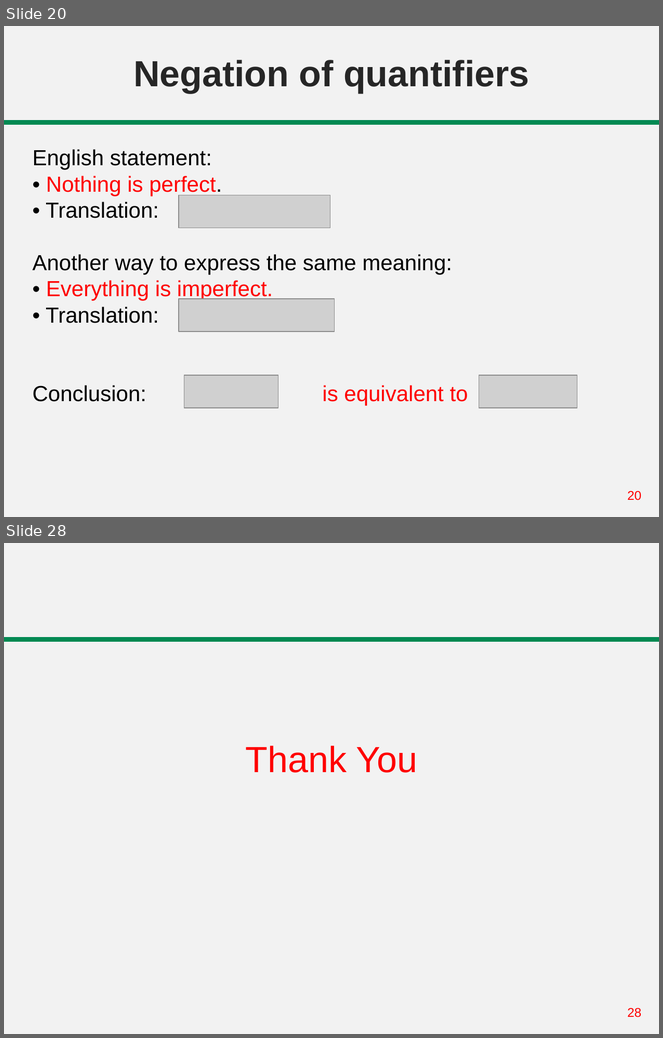
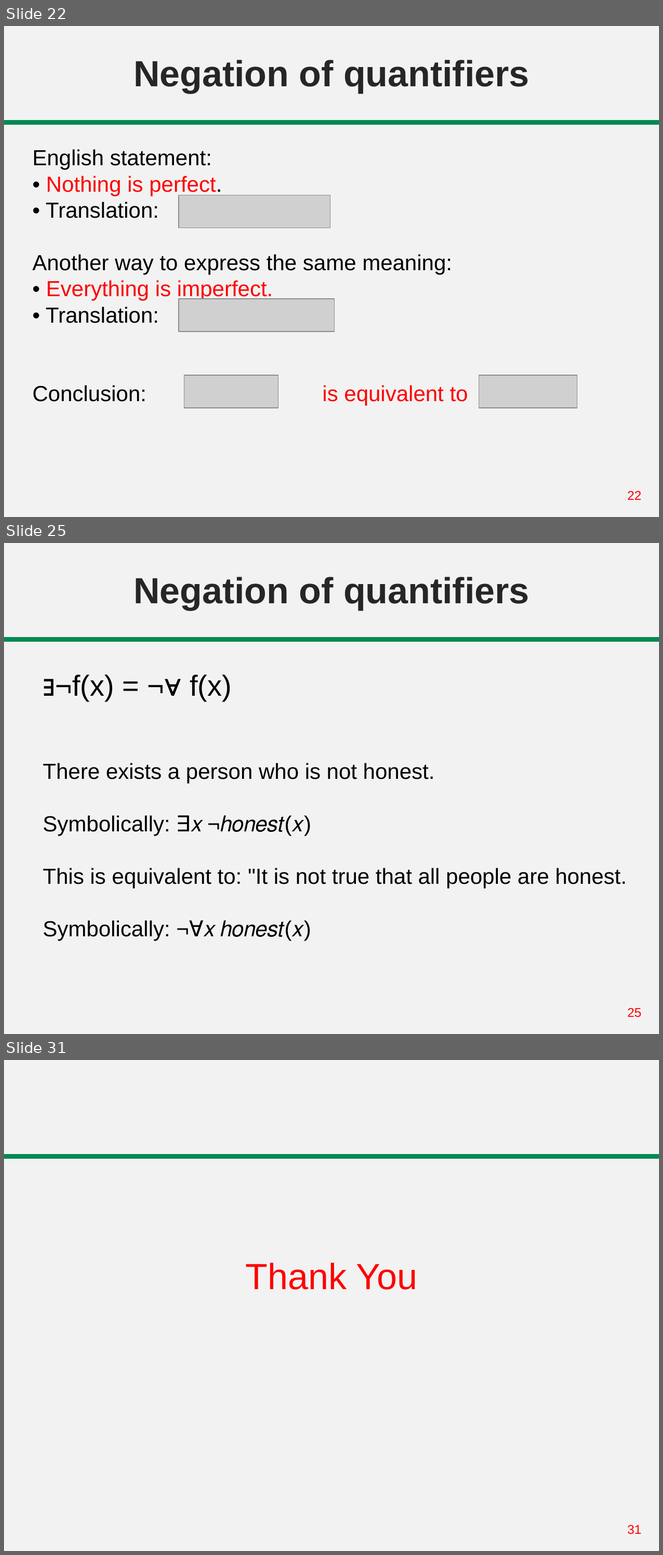
Before and after one commit to abrarhasan3/Green-Uni-All-Academic-Content, a slide deck: CSE 101 Discrete Mathematics/Lecture 05-08 Predicate Logic.pptx. Shown one above the other, each under a label of ours: slides 20 and 28 before the commit, slides 22, 25 and 31 after it; the slides between them are not shown. The pictures are 663x1038 and 663x1555 pixels, drawn with LibreOffice and Linux fonts; fonts in the diff are those of the drawing; grey boxes stand for pictures. Boxes give left, top, right and bottom in pixels: in the first picture for what was removed or moved away, otherwise in the second. Text is boxed around its words. In the diff, an @@ line names an element or a change of style, - is before the commit and + after.

```diff
--- a/CSE 101 Discrete Mathematics/Lecture 05-08 Predicate Logic.pptx
+++ b/CSE 101 Discrete Mathematics/Lecture 05-08 Predicate Logic.pptx
@@ slide 25 added at (4,543,659,1034), background #F2F2F2; not listed: 2 template elements that a slide beside it also shows @@
@@ title added at (133,577,529,610), 40 pt, text #262626, bold @@
+Negation of quantifiers
@@ text added at (55,675,232,702), 32 pt, text #000000 @@
+∃¬f(x) = ¬∀ f(x)
@@ text added at (43,763,627,941), 24 pt, text #000000 @@
+There exists a person who is not honest.
+Symbolically: ∃𝑥 ¬ℎ𝑜𝑛𝑒𝑠𝑡(𝑥)
+This is equivalent to: "It is not true that all people are honest.
+Symbolically: ¬∀𝑥 ℎ𝑜𝑛𝑒𝑠𝑡(𝑥)
@@ what was slide 20 is now slide 22 @@
@@ page number at (627,491,642,500): text changed @@
-20
+22
@@ what was slide 28 is now slide 31 @@
@@ page number at (627,1525,642,1535): text changed @@
-28
+31
```
Also in this commit, not shown: 2 slides changed, 7 other slides added, 5 slides removed.
